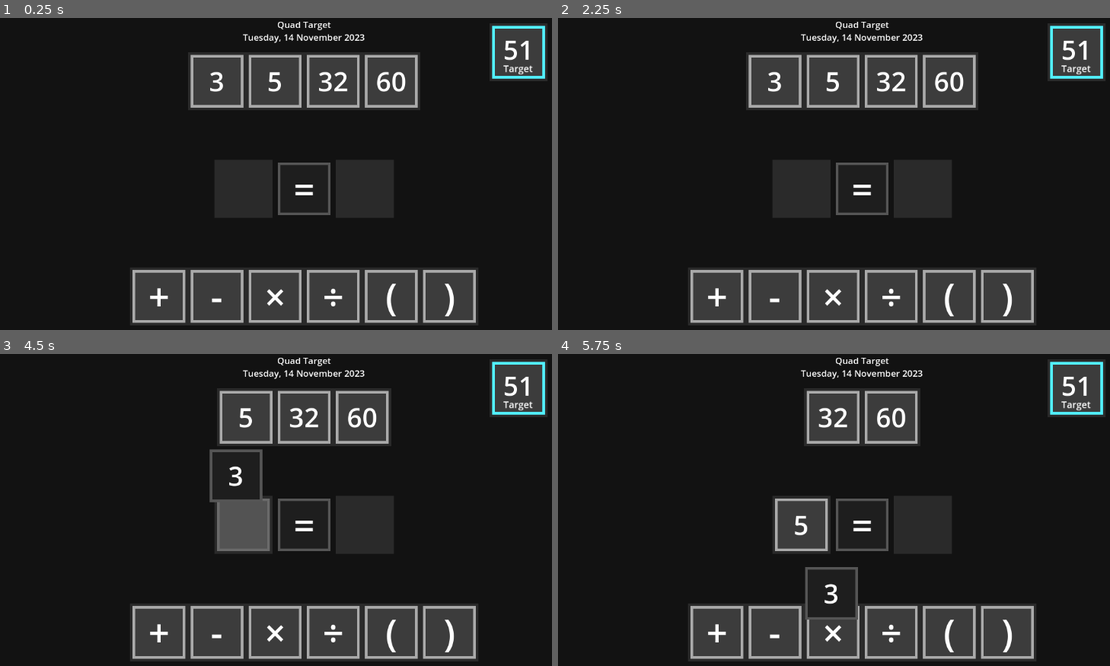
Above: before the commit, frames 1-4 (two rows, left to right).
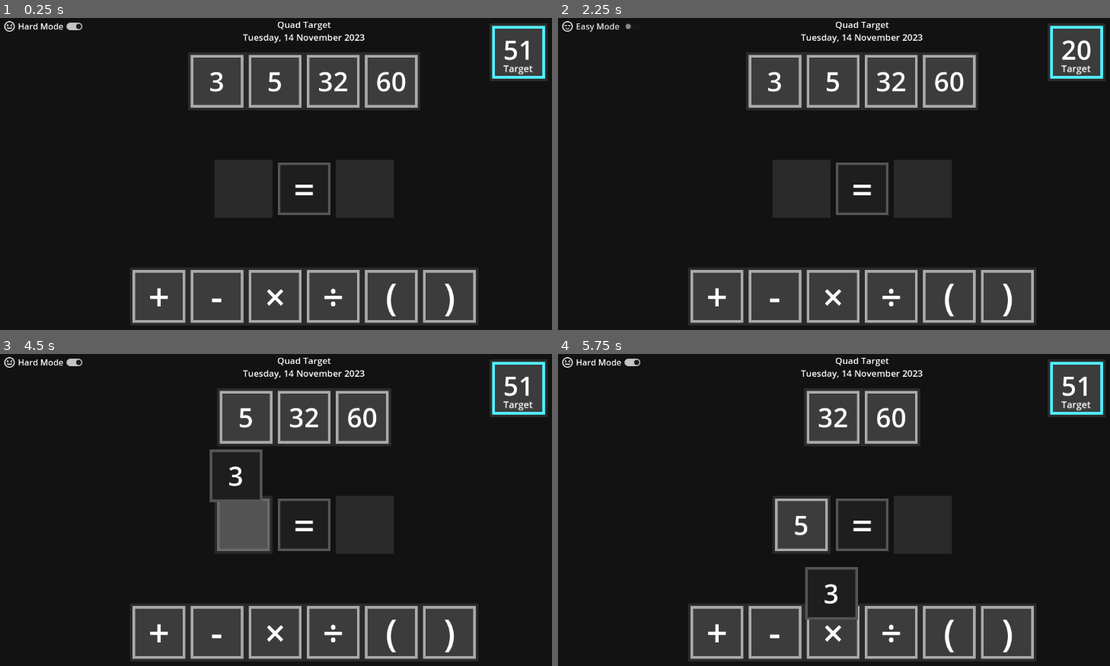
Above: after the commit, the same moments.

Repository: PeckyChicken/four-numbers
Game: Godot game, scene res://main.tscn
Same seed, same stepped clock (60 frames per second), same inputs: the game is played once before the commit and once after it.
Inputs (mouse positions are in pixels of both pictures, inside the frame that each line leads up to):
- Up to frame 1 (0.25 s): no input
- Up to frame 2 (2.25 s): click (602, 27) at 0.5 s, where only the run after the commit has a clickable "Hard Mode"; click (602, 27) at 1.25 s, where only the run after the commit has a clickable "Easy Mode"; click (602, 27) at 2 s, where only the run after the commit has a clickable "Hard Mode"
- Up to frame 3 (4.5 s): click (44, 363) at 2.75 s, where only the run after the commit has a clickable "Easy Mode"; tap Enter at 3.5 s; drag from (303, 525) to (364, 450) at 3.52 s; tap Space at 4.25 s; drag from (215, 416) to (276, 594) at 4.27 s
- Up to frame 4 (5.75 s): tap Enter at 5 s; move the mouse to (806, 416) at 5.02 s; hold Right (ui_right) from 5.03 s (still down); click (806, 416) at 5.17 s

The runs differ from the first frame. In frame 1, 0.2% of the frame differs, in the area x 0-15%, y 0-5%; in frame 2, 0.3%, in the area x 0-97%, y 0-14%; in frame 3, 0.2%; in frame 4, 0.2%.

Commit message:
FEATURE: Checkbox in corner to switch between easy and hard mode

Diff:
--- /dev/null
+++ b/difficulty.gd
@@ -0,0 +1,39 @@
+extends CheckButton
+
+@onready var MAIN_SCENE: PackedScene = load("res://main.tscn")
+
+@onready var root = $".."
+
+@onready var hard_mode_icon: Texture2D = load("res://hard_mode.svg")
+@onready var easy_mode_icon: Texture2D = load("res://easy_mode.svg")
+
+const HARD_MODE_TOOLTIP = "Puzzles in Hard Mode will\nalways require a multiplication."
+const EASY_MODE_TOOLTIP = "Puzzles in Easy Mode will\nonly require addition and subtraction."
+
+# Called when the node enters the scene tree for the first time.
+func _ready() -> void:
+	button_pressed = root.difficulty as bool
+	if root.difficulty == 1:
+		text = "Hard Mode"
+		tooltip_text = HARD_MODE_TOOLTIP
+		icon = hard_mode_icon
+	elif root.difficulty == 0:
+		text = "Easy Mode"
+		tooltip_text = EASY_MODE_TOOLTIP
+		icon = easy_mode_icon
+
+
+# Called every frame. 'delta' is the elapsed time since the previous frame.
+func _process(_delta: float) -> void:
+	pass
+
+
+func _on_pressed() -> void:
+	var new_scene: Root = MAIN_SCENE.instantiate()
+	new_scene.difficulty = button_pressed as int
+	new_scene.date = root.date
+	new_scene.date_override = root.date_override
+	get_tree().root.add_child(new_scene)
+	new_scene.set_date()
+	get_tree().paused = false
+	get_parent().queue_free()
--- /dev/null
+++ b/easy_mode.svg
@@ -0,0 +1 @@
+<svg xmlns="http://www.w3.org/2000/svg" height="24px" viewBox="0 -960 960 960" width="24px" fill="#EFEFEF"><path d="M340-480q42 0 70-30.5t39-72.5l-58-14q-5 22-17.5 39.5T340-540q-21 0-33.5-17.5T289-597l-58 14q11 42 39 72.5t70 30.5Zm140 220q39 0 75-17.5t67-52.5l-44-40q-22 24-47 36.5T480-321q-26 0-51-12.5T382-370l-44 40q32 35 67.5 52.5T480-260Zm140-220q42 0 70-30.5t39-72.5l-58-14q-5 22-17.5 39.5T620-540q-21 0-33.5-17.5T569-597l-58 14q11 42 39 72.5t70 30.5ZM480-80q-83 0-156-31.5T197-197q-54-54-85.5-127T80-480q0-83 31.5-156T197-763q54-54 127-85.5T480-880q83 0 156 31.5T763-763q54 54 85.5 127T880-480q0 83-31.5 156T763-197q-54 54-127 85.5T480-80Zm0-400Zm0 320q134 0 227-93t93-227q0-134-93-227t-227-93q-134 0-227 93t-93 227q0 134 93 227t227 93Z"/></svg>
--- /dev/null
+++ b/hard_mode.svg
@@ -0,0 +1 @@
+<svg xmlns="http://www.w3.org/2000/svg" height="24px" viewBox="0 -960 960 960" width="24px" fill="#EFEFEF"><path d="m298-456 143-104-143-104-36 48 77 56-77 56 36 48Zm364 0 36-48-77-56 77-56-36-48-143 104 143 104ZM420-278l60-60 60 60 60-60 39 39 42-42-81-81-60 60-60-60-60 60-60-60-81 81 42 42 39-39 60 60Zm60 198q-83 0-156-31.5T197-197q-54-54-85.5-127T80-480q0-83 31.5-156T197-763q54-54 127-85.5T480-880q83 0 156 31.5T763-763q54 54 85.5 127T880-480q0 83-31.5 156T763-197q-54 54-127 85.5T480-80Zm0-400Zm0 320q134 0 227-93t93-227q0-134-93-227t-227-93q-134 0-227 93t-93 227q0 134 93 227t227 93Z"/></svg>
--- a/main.tscn
+++ b/main.tscn
@@ -9,6 +9,8 @@
 [ext_resource type="Script" uid="uid://n5i5lbtymgc2" path="res://operation_container.gd" id="7_272bh"]
 [ext_resource type="Script" uid="uid://cwns1k1yeto48" path="res://audio.gd" id="8_5vw27"]
 [ext_resource type="Script" uid="uid://c4vtgard6oa1c" path="res://target.gd" id="8_kek77"]
+[ext_resource type="Texture2D" uid="uid://jxvtmrebsnsq" path="res://hard_mode.svg" id="10_4c57u"]
+[ext_resource type="Script" uid="uid://dia6rgk03nafl" path="res://difficulty.gd" id="11_efxa6"]
 
 [sub_resource type="Theme" id="Theme_ig7tw"]
 background/colors/color = Color(0.0705882, 0.0705882, 0.0705882, 1)
@@ -253,3 +255,14 @@
 max_size = 1
 allowed_tiles = Array[int]([0, 1, 2])
 container_type = 2
+
+[node name="Difficulty" type="CheckButton" parent="."]
+layout_mode = 1
+offset_right = 163.0
+offset_bottom = 32.0
+button_pressed = true
+text = "Hard Mode"
+icon = ExtResource("10_4c57u")
+script = ExtResource("11_efxa6")
+
+[connection signal="pressed" from="Difficulty" to="Difficulty" method="_on_pressed"]
--- a/panel_container.gd
+++ b/panel_container.gd
@@ -22,6 +22,7 @@
 	date["second"] = 0
 	date["weekday"] = get_weekday(date)
 	var new_scene: Root = MAIN_SCENE.instantiate()
+	new_scene.difficulty = $"..".difficulty
 	new_scene.date = date
 	new_scene.date_override = true
 	get_tree().root.add_child(new_scene)
--- a/target.gd
+++ b/target.gd
@@ -14,6 +14,9 @@
 # Called when the node enters the scene tree for the first time.
 func _ready() -> void:
 	await get_tree().process_frame
+
+	if root.difficulty == 0:
+		OPS = ["+","-"]
 
 	root.target = -1
 
@@ -94,7 +97,7 @@
 
 			var operation: String
 
-			if index == len(numbers)-1 and "*" not in used_operations:
+			if root.difficulty == 1 and index == len(numbers)-1 and "*" not in used_operations:
 				operation = "*"
 			else:
 				operation = OPS.pick_random()
--- a/win.gd
+++ b/win.gd
@@ -12,6 +12,9 @@
 	$Stats/VBoxContainer/HBoxContainer/Time.text = "[img]hourglass.png[/img] %s" % [format_time(int(time))]
 	$Stats/VBoxContainer/HBoxContainer/Moves.text = "[img]swapping.png[/img] %s " % [str(moves)]
 	$Stats/VBoxContainer/Panel/Solution.text = solution
+
+	var mode: String = ["easy","hard"][root.difficulty]
+	$Stats/VBoxContainer/Mode.text = "[img]%s_mode.svg[/img] %s Mode" % [mode,mode.capitalize()]
 	fade_on()
 
 func format_time(seconds: int):
--- a/win_screen.tscn
+++ b/win_screen.tscn
@@ -30,7 +30,6 @@
 color = Color(0, 0, 0, 0.25)
 
 [node name="Stats" type="PanelContainer" parent="."]
-modulate = Color(1, 1, 1, 0)
 layout_mode = 1
 anchors_preset = -1
 anchor_left = 0.33
@@ -91,3 +90,11 @@
 text = "(54 + 67) x 12 / 66 = 22"
 horizontal_alignment = 1
 vertical_alignment = 1
+
+[node name="Mode" type="RichTextLabel" parent="Stats/VBoxContainer"]
+custom_minimum_size = Vector2(0, 50)
+layout_mode = 2
+theme_override_font_sizes/normal_font_size = 25
+bbcode_enabled = true
+horizontal_alignment = 1
+vertical_alignment = 1
Not shown, added: difficulty.gd.uid
Not shown, added: easy_mode.svg.import
Not shown, added: hard_mode.svg.import
Binary file changed: index.png
Binary file changed: logo.png
Not shown: 1 places in main.tscn that only renumber resources
Not shown, changed: index.html
Not shown, changed: index.pck
Not shown, changed: logo.png.kra
